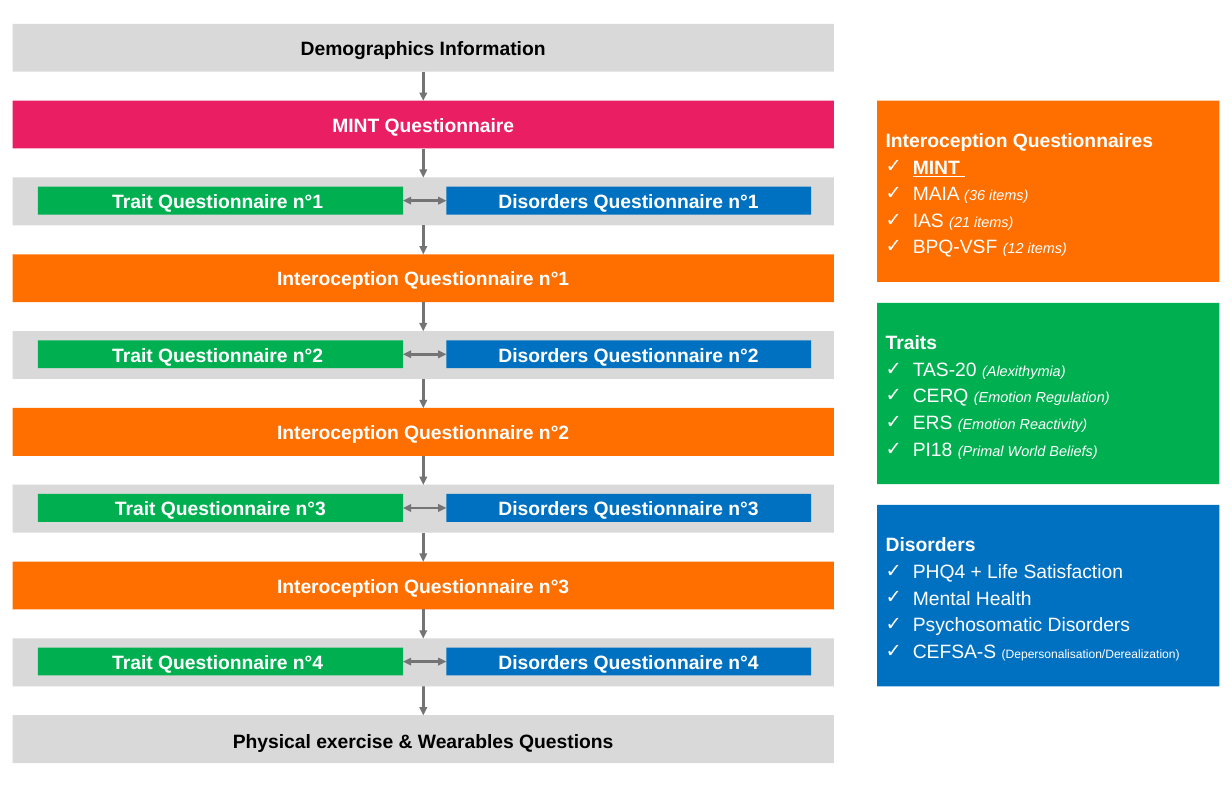
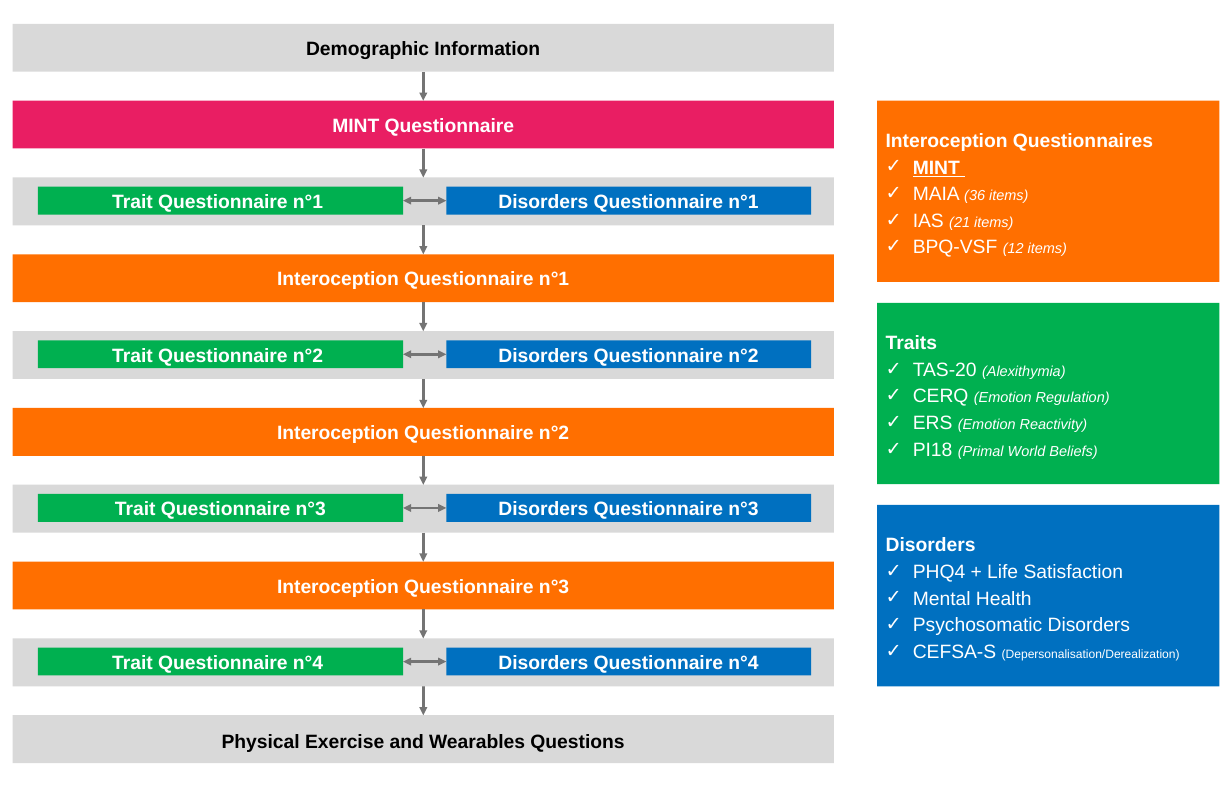
Before and after one commit to RealityBending/InteroceptionScale, a slide deck: slide 1 of study2/docs/figure.pptx. Drawn at 1232x787 pixels with LibreOffice and Linux fonts; fonts in the diff are those of the drawing. Boxes give left, top, right and bottom in pixels: in the first picture for what was removed or moved away, otherwise in the second. Text is boxed around its words. In the diff, an @@ line names an element or a change of style, - is before the commit and + after.

```diff
--- a/study2/docs/figure.pptx
+++ b/study2/docs/figure.pptx
@@ text in rectangle at box(306, 41, 540, 59): text changed @@
-Demographics Information
+Demographic Information
@@ text in rectangle at box(222, 734, 624, 752): text changed @@
-Physical exercise & Wearables Questions
+Physical Exercise and Wearables Questions
```
Also in this commit, not shown: 1 other file.
